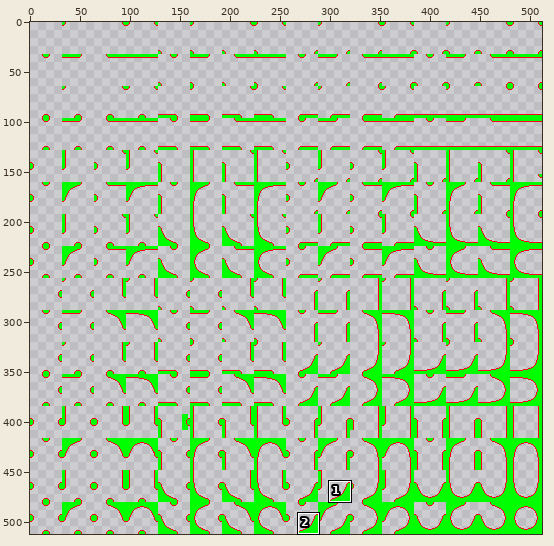
Sprite sheet: Solution/App/Resource/future_dot_1.png. The picture above shows the old version from afar; the outline marks the close-up.
Close-up. Before the edit:
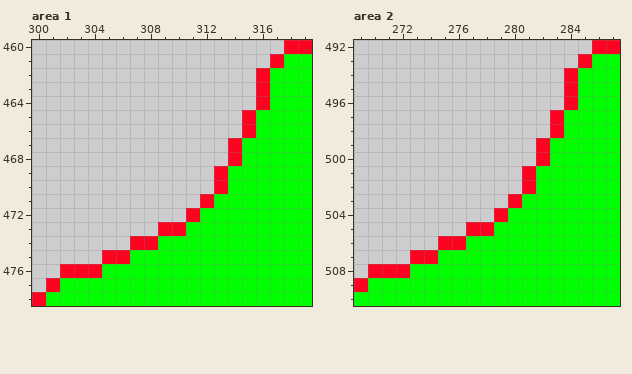
The file is 512x512 pixels. Shown: area 1: x 300..319, y 460..478; area 2: x 269..287, y 492..510. The commit also changed other parts of the picture, which this record leaves out.
Now the later version:
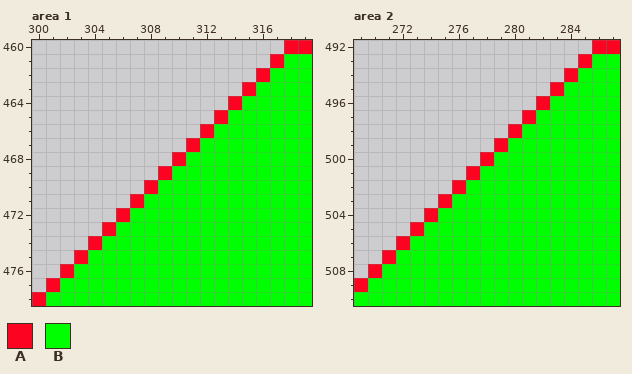
Palette (. is transparent): A #fc0421  B #00ff00
Diff:
Area 1:
The edit adds colour A in row 463 at x 315; in row 464 at x 314; in row 465 at x 313; in row 466 at x 312; in row 467 at x 311; in row 468 at x 310.
The edit adds colour A in row 469 at x 309; in row 470 at x 308; in row 471 at x 307; in row 472 at x 306; in row 473 at x 305; in row 474 at x 304.
The edit adds colour A in row 475 at x 303.
The edit adds colour B in row 464 at x 315; in row 465 at x 314; in row 466 at x 313 to 314; in row 467 at x 312 to 313; in row 468 at x 311 to 313; in row 469 at x 310 to 312.
The edit adds colour B in row 470 at x 309 to 312; in row 471 at x 308 to 311; in row 472 at x 307 to 310; in row 473 at x 306 to 308; in row 474 at x 305 to 306; in row 475 at x 304.
Colour A gives way to colour B in rows 463 to 464 at x 316; in rows 465 to 466 at x 315; in rows 467 to 468 at x 314; in rows 469 to 470 at x 313; in row 471 at x 312; in row 472 at x 311.
Colour A gives way to colour B in row 473 at x 309 to 310; in row 474 at x 307 to 308; in row 475 at x 305 to 306; in row 476 at x 303 to 304.
Area 2:
The edit adds colour A in row 495 at x 283; in row 496 at x 282; in row 497 at x 281; in row 498 at x 280; in row 499 at x 279; in row 500 at x 278.
The edit adds colour A in row 501 at x 277; in row 502 at x 276; in row 503 at x 275; in row 504 at x 274; in row 505 at x 273; in row 506 at x 272.
The edit adds colour A in row 507 at x 271.
The edit adds colour B in row 496 at x 283; in row 497 at x 282; in row 498 at x 281 to 282; in row 499 at x 280 to 281; in row 500 at x 279 to 281; in row 501 at x 278 to 280.
The edit adds colour B in row 502 at x 277 to 280; in row 503 at x 276 to 279; in row 504 at x 275 to 278; in row 505 at x 274 to 276; in row 506 at x 273 to 274; in row 507 at x 272.
Colour A gives way to colour B in rows 495 to 496 at x 284; in rows 497 to 498 at x 283; in rows 499 to 500 at x 282; in rows 501 to 502 at x 281; in row 503 at x 280; in row 504 at x 279.
Colour A gives way to colour B in row 505 at x 277 to 278; in row 506 at x 275 to 276; in row 507 at x 273 to 274; in row 508 at x 271 to 272.
Boxes around the changes in both close-ups, in picture pixels (x1, y1, x2, y2):
changed: (74, 82, 270, 278)
changed: (382, 82, 578, 278)
